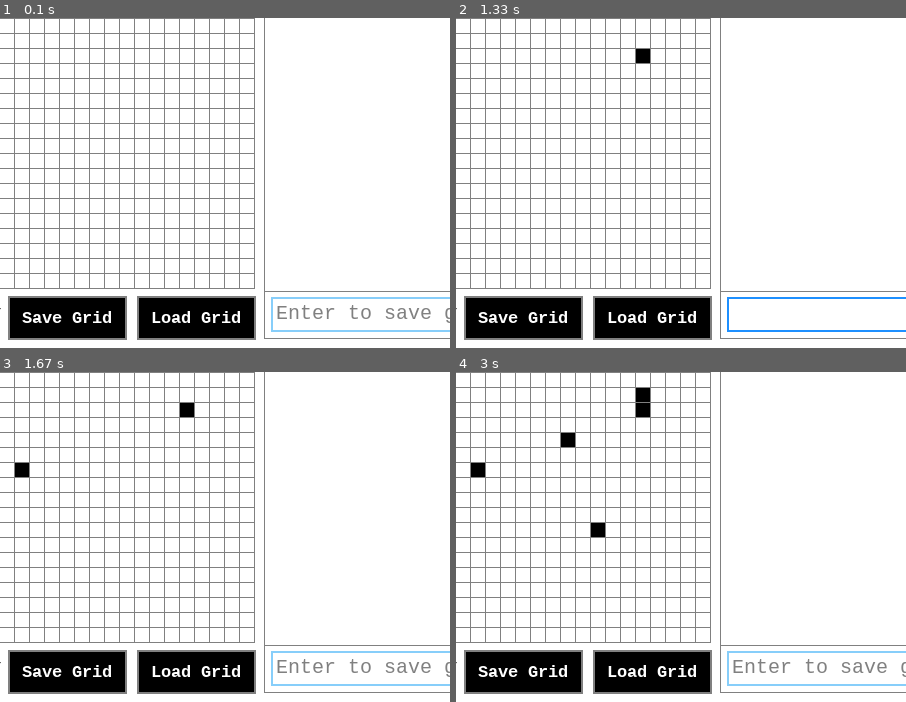
Above: before the commit, frames 1-4 (two rows, left to right).
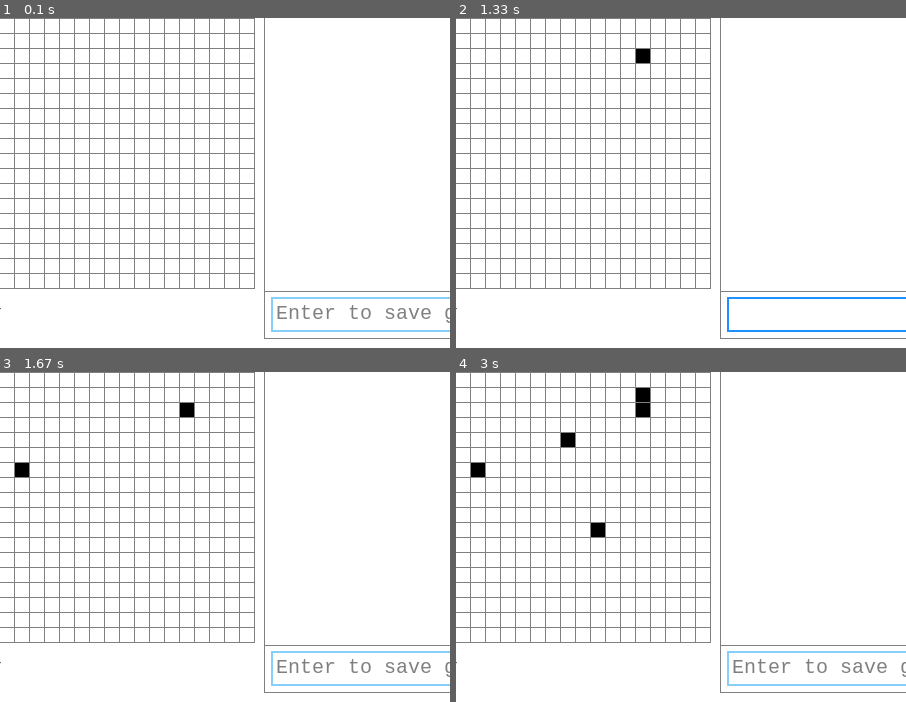
Above: after the commit, the same moments.

Repository: T995CC/CodingStuff
Game: pygame game, started from Python/PythonPrograms/Custom Games/PathFindingVisualizer/PathFindingVisualizer.py
Two runs of this game, one before a commit and one after it. Both use one fixed random seed, a clock stepped at 60 frames per second and the inputs below.
Inputs (mouse positions are % of the whole screen's width and height, from its top left):
- Up to frame 1 (0.1 s): no input
- Up to frame 2 (1.33 s): press the mouse at (83, 3) at 0.37 s; move the mouse to (51, 38) at 0.47 s; release the mouse at (19, 73) at 0.6 s; tap Enter at 0.67 s; press the mouse at (83, 95) at 1.03 s; move the mouse to (59, 56) at 1.13 s; release the mouse at (34, 17) at 1.27 s
- Up to frame 3 (1.67 s): press the mouse at (83, 3) at 1.37 s; move the mouse to (62, 35) at 1.47 s; release the mouse at (40, 66) at 1.6 s
- Up to frame 4 (3 s): press the mouse at (83, 95) at 1.7 s; move the mouse to (54, 75) at 1.8 s; release the mouse at (25, 54) at 1.93 s; press the mouse at (83, 95) at 2.03 s; move the mouse to (55, 91) at 2.13 s; release the mouse at (26, 88) at 2.27 s; press the mouse at (83, 95) at 2.37 s; move the mouse to (50, 61) at 2.47 s; release the mouse at (18, 28) at 2.6 s; press the mouse at (83, 3) at 2.7 s; move the mouse to (72, 29) at 2.8 s; release the mouse at (60, 54) at 2.93 s
The pictures show only the part of the screen within x 38-88%, y 50-100%; the shares and areas given below are measured in that part.

The runs differ from the first frame. In frame 1, 6.7% of the frame differs, in the area x 1-57%, y 84-98%; in frame 2, 6.7%; in frame 3, 6.7%; in frame 4, 6.7%.

Commit message:
Removed buttons

Diff:
--- a/Python/PythonPrograms/Custom Games/PathFindingVisualizer/PathFindingVisualizer.py
+++ b/Python/PythonPrograms/Custom Games/PathFindingVisualizer/PathFindingVisualizer.py
@@ -14,7 +14,6 @@
 WINDOW = pygame.display.set_mode((WIDTH_whole, HEIGHT))
 pygame.display.set_caption("A* Path Finding Visualizer")
 font_box = pygame.font.SysFont('ocraextended', 20)
-font_button = pygame.font.SysFont('ocraextended', 17, bold = 1)
 font_screen = pygame.font.SysFont('ocraextended', 13)
 
 RED = (255, 0, 0)
@@ -199,7 +198,6 @@
 			node.draw(window)
 
 	draw_gridlines(window, rows, width)
-	redrawbuttons()
 
 	pygame.draw.rect(WINDOW, loadboxcolor, load_box, 2)
 	pygame.draw.rect(WINDOW, saveboxcolor, save_box, 2)
@@ -231,45 +229,6 @@
 	return row, col
 
 
-#BUTTONS
-
-
-class Button():
-	def __init__(self, color, x,y,width,height, text=''):
-		self.color = color
-		self.x = x
-		self.y = y
-		self.width = width
-		self.height = height
-		self.text = text
-
-	def draw_button(self,WINDOW,outline=GREY):
-		#Call this method to draw the button on the screen
-		if outline:
-			pygame.draw.rect(WINDOW, outline, (self.x-2,self.y-2,self.width+4,self.height+4),0)
-
-		pygame.draw.rect(WINDOW, self.color, (self.x,self.y,self.width,self.height),0)
-
-		if self.text != '':
-			text = font_button.render(self.text, 1, WHITE)
-			WINDOW.blit(text, (self.x + (self.width//2 - text.get_width()//2), self.y + (self.height//2 - text.get_height()//2)))
-
-	def isOver(self, pos):
-		#Pos is the mouse position or a tuple of (x,y) coordinates
-		if pos[0] > self.x and pos[0] < self.x + self.width:
-			if pos[1] > self.y and pos[1] < self.y + self.height:
-				return True
-
-		return False
-
-
-save_button = Button(BLACK, 356, 610, 115, 40, 'Save Grid')
-load_button = Button(BLACK, 485, 610, 115, 40, 'Load Grid')
-
-def redrawbuttons():
-	save_button.draw_button(WINDOW)
-	load_button.draw_button(WINDOW)
-
 def message(msg, color, x, y):
 	screen_text = font_screen.render(msg, 1, color)
 	WINDOW.blit(screen_text, (x, y))
@@ -277,6 +236,7 @@
 
 load_box = pygame.Rect(617, 6, 267, 35)
 save_box = pygame.Rect(617, 609, 267, 35)
+
 
 def main(window, width):
 	#print(pygame.font.get_fonts())
@@ -288,7 +248,6 @@
 	start = None
 	end = None
 	run = True
-	clicked = False
 	loadactive = False
 	saveactive = False
 	load_text = 'Enter to load grid'
@@ -322,52 +281,6 @@
 					saveactive = False
 					if save_text == '':
 						save_text = 'Enter to save grid'
-
-
-			if event.type == pygame.MOUSEMOTION and clicked == False:
-				if save_button.isOver(pos):
-					save_button.color = DARKGREY
-				else:
-					save_button.color = BLACK
-
-				if load_button.isOver(pos):
-					load_button.color = DARKGREY
-				else:
-					load_button.color = BLACK
-
-			if event.type == pygame.MOUSEBUTTONDOWN:
-				clicked = True
-				if save_button.isOver(pos):
-					save_button.color = DARKGREEN
-				if load_button.isOver(pos):
-					load_button.color = DARKGREEN
-
-			if event.type == pygame.MOUSEBUTTONUP:
-				clicked = False
-				if save_button.isOver(pos):
-					save_button.color = DARKGREY
-					pickle.dump(grid, open("grid", "wb"))
-					save_name = input("Give this grid a name\n")
-					with open(save_name, 'wb') as filehandle:	# store the data as binary data stream
-						pickle.dump(grid, filehandle)
-
-				if load_button.isOver(pos):
-					load_button.color = DARKGREY
-					grid = pickle.load(open("grid", "rb"))
-					grid_name = input("Enter the name of the grid you'd like to load\n")
-					with open(grid_name, 'rb') as filehandle:	# read the data as binary data stream
-						grid = pickle.load(filehandle)
-					#print(grid)
-					for row in grid:
-						for node in row:
-							if node.color == ORANGE:
-								start = node
-								start.make_start()
-							elif node.color == CYAN:
-								end = node
-								end.make_end()
-							elif node.color == BLACK:
-								node.make_barrier()
 
 
 			if pygame.mouse.get_pressed()[0]:	 #LEFT MOUSE BUTTON
@@ -468,7 +381,6 @@
 			saveboxcolor = pygame.Color('lightskyblue')
 			save_txt_surface = font_box.render(save_text, True, GREY)
 
-		clock.tick(60)
 
 
 	pygame.quit()
--- /dev/null
+++ b/Python/PythonPrograms/pygameBUTTON.py
@@ -0,0 +1,115 @@
+import pygame
+from queue import PriorityQueue
+pygame.init()
+
+WIDTH = 420
+HEIGHT = 420
+
+ROWS = 40
+WINDOW = pygame.display.set_mode((WIDTH, HEIGHT))
+pygame.display.set_caption("Button")
+font_button = pygame.font.SysFont('ocraextended', 17, bold = 1)
+
+RED = (255, 0, 0)
+GREEN = (0, 255, 0)
+LIGHTGREEN = (125, 255, 125)
+DARKGREEN = (0, 110, 0)
+BLUE = (50, 50, 255)
+LIGHTBLUE = (50, 50, 255)
+YELLOW = (255, 255, 0)
+WHITE = (255, 255, 255)
+BLACK = (0, 0, 0)
+PURPLE = (128, 0, 128)
+ORANGE = (255, 165 ,0)
+GREY = (128, 128, 128)
+DARKGREY = (40,40,40)
+CYAN = (64, 224, 250)     #CUSTOM COLOR
+
+
+class Button():
+    def __init__(self, color, x,y,width,height, text=''):
+        self.color = color
+        self.x = x
+        self.y = y
+        self.width = width
+        self.height = height
+        self.text = text
+
+    def draw_button(self,WINDOW,outline=GREY):
+        #Call this method to draw the button on the screen
+        if outline:
+            pygame.draw.rect(WINDOW, outline, (self.x-2,self.y-2,self.width+4,self.height+4),0)
+
+        pygame.draw.rect(WINDOW, self.color, (self.x,self.y,self.width,self.height),0)
+
+        if self.text != '':
+            text = font_button.render(self.text, 1, WHITE)
+            WINDOW.blit(text, (self.x + (self.width//2 - text.get_width()//2), self.y + (self.height//2 - text.get_height()//2)))
+
+    def isOver(self, pos):
+        #Pos is the mouse position or a tuple of (x,y) coordinates
+        if pos[0] > self.x and pos[0] < self.x + self.width:
+            if pos[1] > self.y and pos[1] < self.y + self.height:
+                return True
+
+        return False
+
+
+save_button = Button(BLACK, 156, 310, 115, 40, 'Save Grid')
+load_button = Button(BLACK, 285, 310, 115, 40, 'Load Grid')
+
+def redrawbuttons():
+    save_button.draw_button(WINDOW)
+    load_button.draw_button(WINDOW)
+
+def draw(window, width):
+    window.fill(WHITE)
+    redrawbuttons()
+    pygame.display.update()
+
+
+
+def main(window, width):
+    run = True
+    clicked = False
+    while run:
+        draw(window, width)
+
+        for event in pygame.event.get():
+
+            pos = pygame.mouse.get_pos()
+
+            if event.type == pygame.QUIT:
+                run = False
+
+            if event.type == pygame.MOUSEMOTION and clicked == False:
+                if save_button.isOver(pos):
+                    save_button.color = DARKGREY
+                else:
+                    save_button.color = BLACK
+
+                if load_button.isOver(pos):
+                    load_button.color = DARKGREY
+                else:
+                    load_button.color = BLACK
+
+            if event.type == pygame.MOUSEBUTTONDOWN:
+                clicked = True
+                if save_button.isOver(pos):
+                    save_button.color = DARKGREEN
+                if load_button.isOver(pos):
+                    load_button.color = DARKGREEN
+
+            if event.type == pygame.MOUSEBUTTONUP:
+                clicked = False
+                if save_button.isOver(pos):
+                    save_button.color = DARKGREY
+                    print("Pressed save button")
+
+                if load_button.isOver(pos):
+                    load_button.color = DARKGREY
+                    print("Pressed load button")
+
+    pygame.quit()
+
+main(WINDOW, WIDTH)
